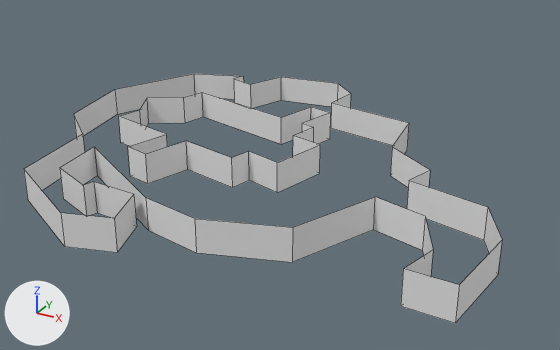
What one commit did to the Blender file Assets/Models/environment_tileset.blend.
The view is the same before and after, from a 50 mm camera at (11.34, -20.28, 10.0) aimed at (-1.61, 3.27, -1.77). Lighting does not change. The marker at lower left points along +X, +Y and +Z. Mesh edges are drawn as thin lines. Objects named as collision shapes, trigger or cutter boxes, shadow casters or lower levels of detail are left out.

Names of what the first picture shows: 'environment_01', 'environment_02', 'environment_03', 'environment_04', 'environment_05', 'environment_06', 'environment_07', 'environment_08', 'environment_09'.
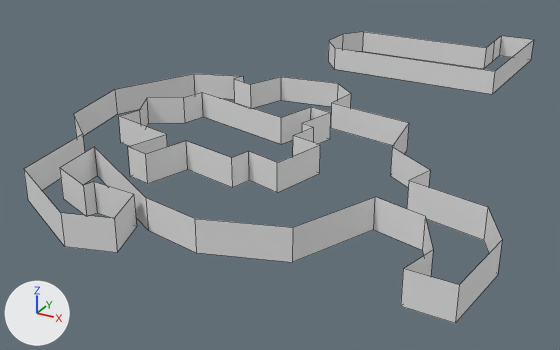
The newer file is also turned or shifted as a whole; pictures and numbers use the older file's frame.

What differs and where, as boxes [x1, y1, x2, y2] in the pictures (560 x 350 px):
```json
{"object": "environment_10", "change": "added", "after": [334, 32, 533, 94]}
{"object": "environment_11", "change": "added", "after": [328, 32, 363, 68]}
{"object": "environment_12", "change": "added", "after": [492, 37, 501, 61]}
```

Edits to the scene script, one JSON object a line:
```json
{"op": "add", "block": "me_plane_010", "code": ["me_plane_010 = bpy.data.meshes.new('Plane.010')", "me_plane_010.from_pydata([(-3.5, 1.31, 1.0), (-3.5, 1.31, 0.0), (2.71, 1.1, 1.0), (2.71, 1.1, 0.0), (-3.37, -2.3, 1.0), (-3.37, -2.3, 0.0), (4.07, -2.59, 1.0), (4.07, -2.59, 0.0), (4.3, 3.7, 1.0), (4.3, 3.7, 0.0), (2.75, 3.73, 1.0), (2.75, 3.73, 0.0), (2.74, 2.5, 1.0), (2.74, 2.5, 0.0)], [], [(0, 1, 3, 2), (5, 4, 6, 7), (7, 6, 8, 9), (9, 8, 10, 11), (13, 12, 2, 3)])"]}
{"op": "add", "block": "me_plane_011", "code": ["me_plane_011 = bpy.data.meshes.new('Plane.011')", "me_plane_011.from_pydata([(-3.5, 1.31, 1.0), (-3.5, 1.31, 0.0), (-4.15, 0.31, 1.0), (-4.15, 0.31, 0.0), (-4.19, -1.24, 1.0), (-4.19, -1.24, 0.0), (-3.37, -2.3, 1.0), (-3.37, -2.3, 0.0)], [], [(1, 0, 2, 3), (3, 2, 4, 5), (5, 4, 6, 7)])"]}
{"op": "add", "block": "me_plane_012", "code": ["me_plane_012 = bpy.data.meshes.new('Plane.012')", "me_plane_012.from_pydata([(2.749, 3.73, 1.0), (2.749, 3.73, 0.0), (2.736, 2.495, 1.0), (2.736, 2.495, 0.0)], [], [(1, 0, 2, 3)])"]}
{"op": "add", "block": "ob_environment_10", "code": ["ob_environment_10 = bpy.data.objects.new('environment_10', me_plane_010)", "ob_environment_10.location = (0.0, 14.0, 0.0)"]}
{"op": "add", "block": "ob_environment_11", "code": ["ob_environment_11 = bpy.data.objects.new('environment_11', me_plane_011)", "ob_environment_11.location = (0.0, 14.0, 0.0)"]}
{"op": "add", "block": "ob_environment_12", "code": ["ob_environment_12 = bpy.data.objects.new('environment_12', me_plane_012)", "ob_environment_12.location = (0.0, 14.0, 0.0)"]}
```
